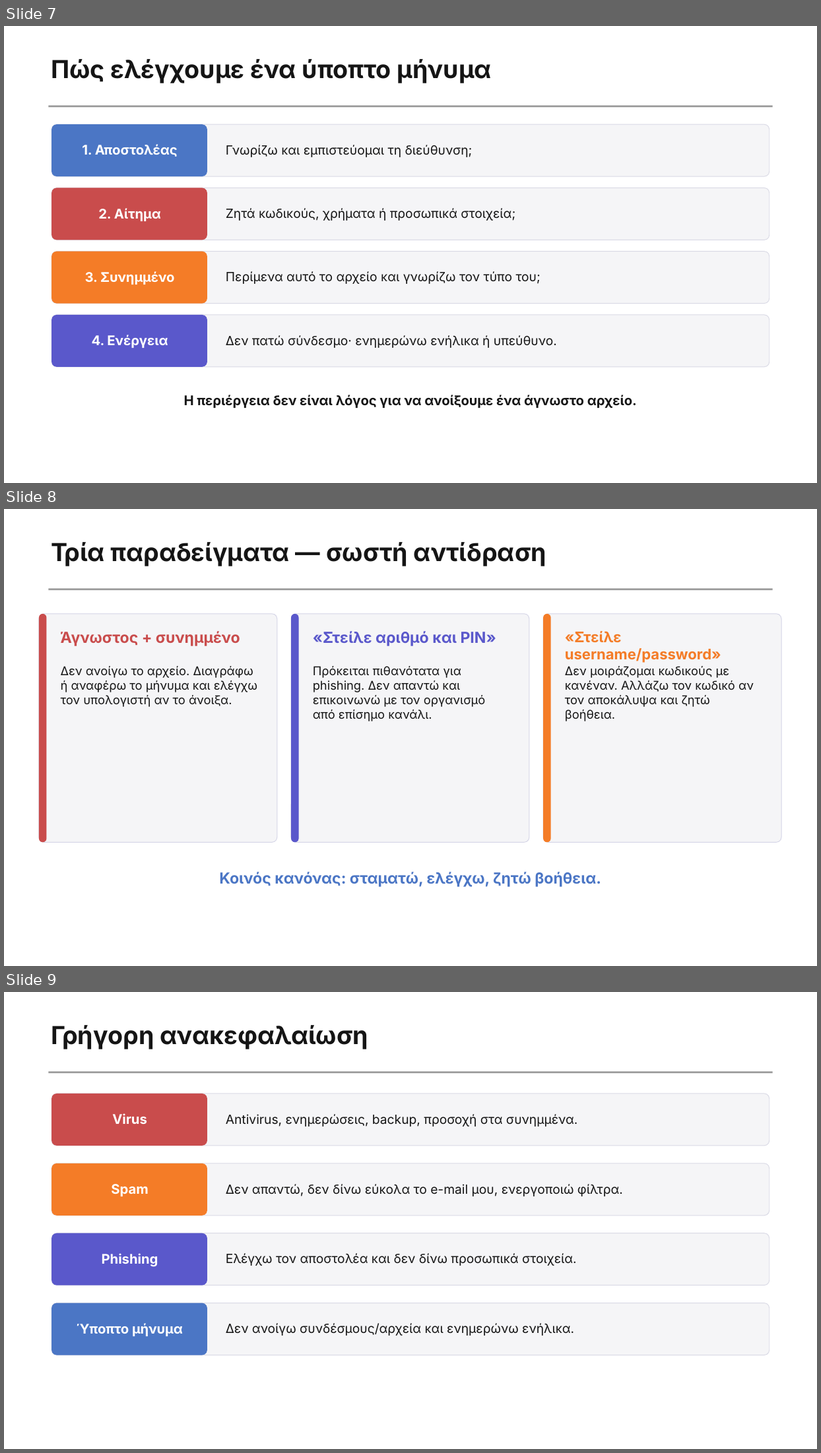
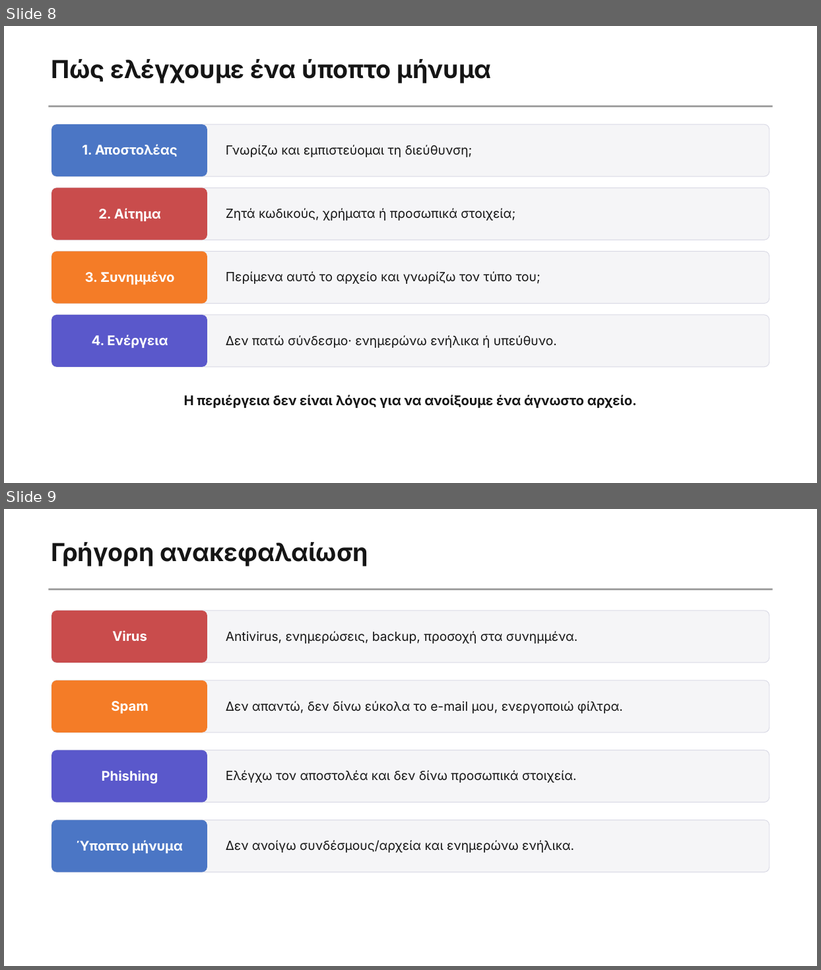
Before and after one commit to aristos32/education, a slide deck: schools-presentations/A Gymnasiou/A5.3 Μ1 - Κίνδυνοι στο Διαδίκτυο.pptx. Shown one above the other, each under a label of ours: slides 7, 8 and 9 before the commit, slides 8 and 9 after it. The pictures are 821x1453 and 821x970 pixels, drawn with LibreOffice and Linux fonts; fonts in the diff are those of the drawing. Boxes give left, top, right and bottom in pixels: in the first picture for what was removed or moved away, otherwise in the second. Text is boxed around its words. In the diff, an @@ line names an element or a change of style, - is before the commit and + after.

```diff
--- a/schools-presentations/A Gymnasiou/A5.3 Μ1 - Κίνδυνοι στο Διαδίκτυο.pptx
+++ b/schools-presentations/A Gymnasiou/A5.3 Μ1 - Κίνδυνοι στο Διαδίκτυο.pptx
@@ slide 8 removed at (4,509,817,966), background #FFFFFF @@
@@ text removed at (51,542,547,566) @@
-Τρία παραδείγματα — σωστή αντίδραση
@@ rectangle removed at (48,588,773,590) @@
@@ rounded rectangle removed at (39,614,277,843) @@
@@ rounded rectangle removed at (39,614,46,843) @@
@@ rounded rectangle removed at (291,614,530,843) @@
@@ rounded rectangle removed at (291,614,298,843) @@
@@ rounded rectangle removed at (543,614,781,843) @@
@@ rounded rectangle removed at (543,614,550,843) @@
@@ text removed at (61,631,240,646) @@
-Άγνωστος + συνημμένο
@@ text removed at (313,631,496,646) @@
-«Στείλε αριθμό και PIN»
@@ text removed at (565,631,721,663) @@
-«Στείλε username/password»
@@ text removed at (61,666,257,707) @@
-Δεν ανοίγω το αρχείο. Διαγράφω ή αναφέρω το μήνυμα και ελέγχω τον υπολογιστή αν το άνοιξα.
@@ text removed at (313,666,486,722) @@
-Πρόκειται πιθανότατα για phishing. Δεν απαντώ και επικοινωνώ με τον οργανισμό από επίσημο κανάλι.
@@ text removed at (565,666,754,722) @@
-Δεν μοιράζομαι κωδικούς με κανέναν. Αλλάζω τον κωδικό αν τον αποκάλυψα και ζητώ βοήθεια.
@@ text removed at (219,872,601,887) @@
-Κοινός κανόνας: σταματώ, ελέγχω, ζητώ βοήθεια.
@@ what was slide 7 is now slide 8 @@
```
Also in this commit, not shown: 1 slide added, 39 other files.
